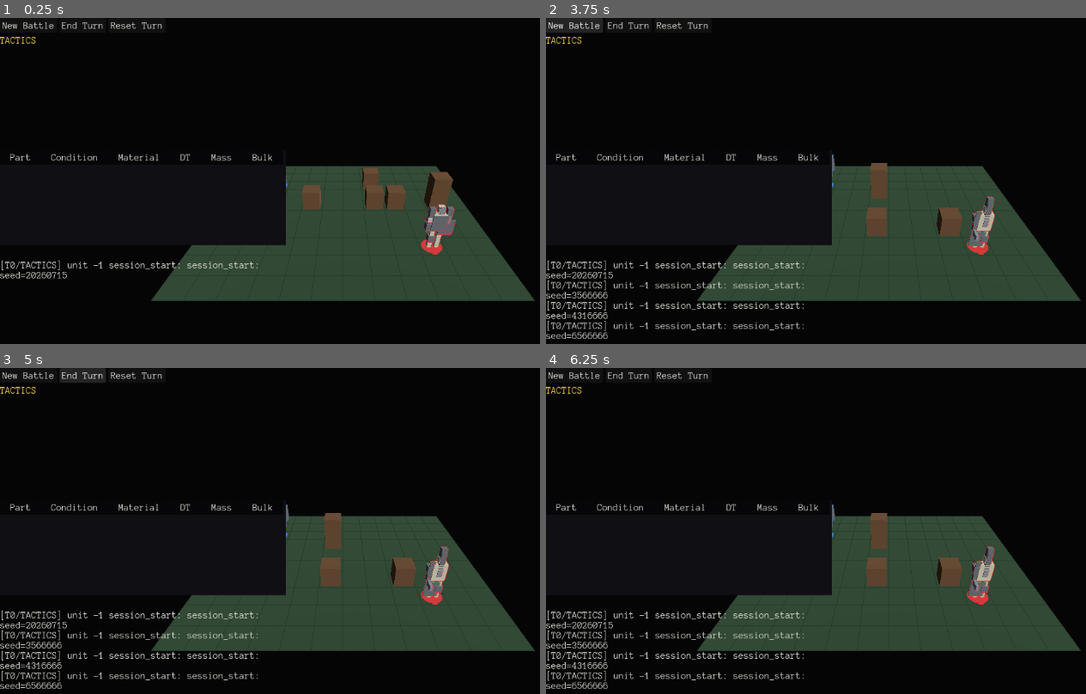
Above: before the commit, frames 1-4 (two rows, left to right).
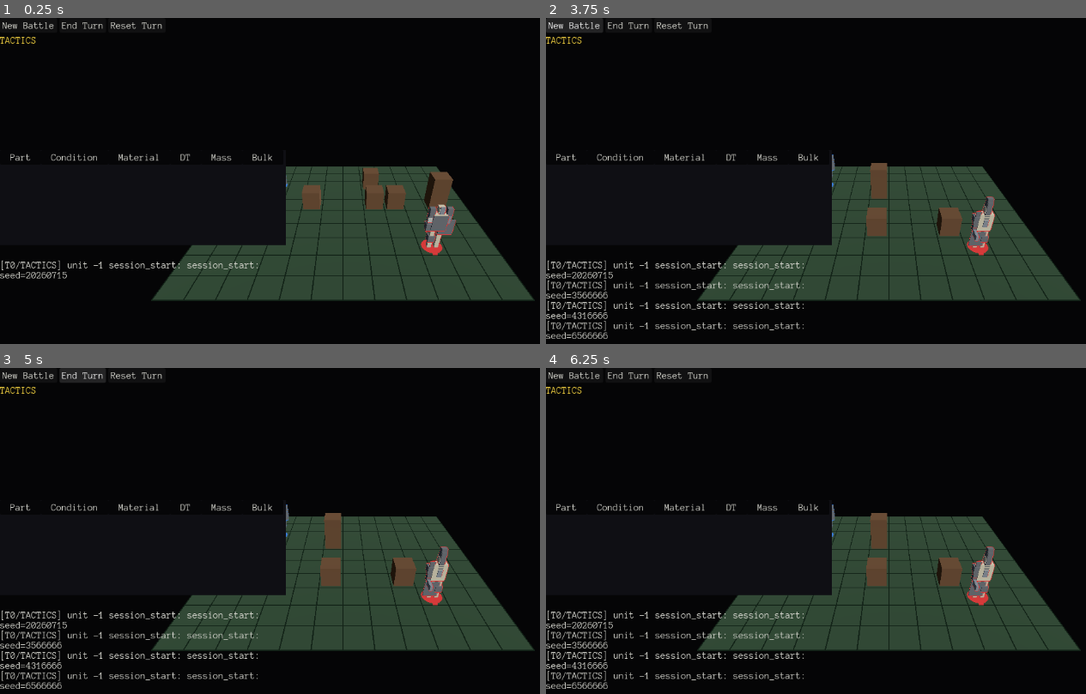
Above: after the commit, the same moments.

Repository: NotUserFriendly/HulkBreakers
Game: Godot game, scene res://src/view/battle_scene.tscn
Same seed, same stepped clock (60 frames per second), same inputs: the game is played once before the commit and once after it.
Inputs (mouse positions are in pixels of both pictures, inside the frame that each line leads up to):
- Up to frame 1 (0.25 s): no input
- Up to frame 2 (3.75 s): click "New Battle" at 0.5 s; click "New Battle" at 1.25 s; click "End Turn" at 2 s; click "End Turn" at 2.75 s; click "New Battle" at 3.5 s
- Up to frame 3 (5 s): click "End Turn" at 4.25 s
- Up to frame 4 (6.25 s): click "Reset Turn" at 5 s; move the mouse to (1037, 540) at 5.77 s; hold Shift from 5.78 s (still down); click (1037, 540) at 5.92 s

The runs differ from the first frame. In frame 1, 0.8% of the frame differs, in the area x 28-99%, y 45-87%; in frame 2, 0.9%; in frame 3, 0.9%; in frame 4, 0.9%.

Commit message:
Phase 12/docs-10 taskblock03 Pass I: grid lines — chunkier, higher contrast
Both root causes fixed, not just the color: GRID_LINE_COLOR (#253B29) was
nearly the same value as WorldPalette.GROUND (#2E4A32), but the geometry
itself was also 1px Mesh.PRIMITIVE_LINES — which has no adjustable width in
this renderer, so no color change alone could have made it read as
"chunkier." Rebuilt as real GRID_LINE_WIDTH-wide quads (two triangles per
line segment, same real-geometry convention D2's leg lines and F2's
targeting line already use — no shader, no LOD, no mip trick), and pushed
the color to #16241A, a large, deliberate delta from the ground rather than
a rounding-error-sized one.

Tests: the grid-line mesh's own AABB now extends half a line-width past the
grid's plain footprint at every edge (real geometry has real extent,
unlike a 1px line); a dedicated color-delta test asserts the two colors
read as clearly distinct values, not just numerically different. Visual
verification: at the default tactical camera distance, cell boundaries are
now clearly legible where they previously mipped away to nothing. Full
suite: 555/555.

Co-Authored-By: Claude Sonnet 5 <noreply@anthropic.com>

Diff:
--- a/src/view/board_view.gd
+++ b/src/view/board_view.gd
@@ -34,10 +34,17 @@
 ## docs/10 taskblock03 F1: "translucent... low alpha" — low enough to never
 ## be mistaken for the real, opaque unit.
 const UNIT_GHOST_ALPHA := 0.35
-## docs/10 taskblock02 G3: a subtle reference, not decoration — a value or
-## two off WorldPalette.GROUND (#2E4A32), never bright.
-const GRID_LINE_COLOR := Color("#253B29")
+## docs/10 taskblock03 I: the original #253B29 was a value or two off
+## WorldPalette.GROUND (#2E4A32) — nearly the same value, so it mipped away
+## to nothing at the default tactical camera distance. Pushed much further
+## from the ground's own value (still dim, still a reference, never bright)
+## and drawn as real-width quads (below) rather than 1px GPU line
+## primitives, which is the actual fix for "thin": PRIMITIVE_LINES has no
+## adjustable width in this renderer, so no color change alone could have
+## fixed legibility.
+const GRID_LINE_COLOR := Color("#16241A")
 const GRID_LINE_HEIGHT := 0.005
+const GRID_LINE_WIDTH := 0.04
 
 var grid: Grid
 
@@ -83,33 +90,56 @@
 		_spawn_blocker(grid.blockers[cell], cell, material_table)
 
 
-## docs/10 taskblock02 G3: "the ground is a flat green plane and you can't
-## tell where the tiles are." A line per cell boundary, just above the
-## ground to avoid z-fighting — a reference, not decoration, so it stays
-## unshaded and dim rather than lit and bright.
+## docs/10 taskblock02 G3 / taskblock03 I: "the ground is a flat green plane
+## and you can't tell where the tiles are." A line per cell boundary, just
+## above the ground to avoid z-fighting — a reference, not decoration, so it
+## stays unshaded and dim rather than lit and bright. Real GRID_LINE_WIDTH-
+## wide quads, not 1px GPU line primitives (no shader/LOD trick — just
+## actual geometry with a real width, drawn with the same real-width
+## convention D2's leg lines / F2's targeting line already use).
 func _build_grid_lines(p_grid: Grid) -> MeshInstance3D:
 	var instance := MeshInstance3D.new()
 	var mesh := ImmediateMesh.new()
 	var cell_size: float = UnitGeometry.CELL_SIZE
 	var half: float = cell_size * 0.5
+	var half_width: float = GRID_LINE_WIDTH * 0.5
 	var min_x: float = -half
 	var max_x: float = (p_grid.width - 1) * cell_size + half
 	var min_z: float = -half
 	var max_z: float = (p_grid.height - 1) * cell_size + half
 
-	mesh.surface_begin(Mesh.PRIMITIVE_LINES, WorldPalette.overlay_material(GRID_LINE_COLOR))
+	mesh.surface_begin(Mesh.PRIMITIVE_TRIANGLES, WorldPalette.overlay_material(GRID_LINE_COLOR))
 	for x in range(p_grid.width + 1):
 		var wx: float = x * cell_size - half
-		mesh.surface_add_vertex(Vector3(wx, GRID_LINE_HEIGHT, min_z))
-		mesh.surface_add_vertex(Vector3(wx, GRID_LINE_HEIGHT, max_z))
+		_add_quad(
+			mesh,
+			Vector3(wx - half_width, GRID_LINE_HEIGHT, min_z),
+			Vector3(wx + half_width, GRID_LINE_HEIGHT, min_z),
+			Vector3(wx + half_width, GRID_LINE_HEIGHT, max_z),
+			Vector3(wx - half_width, GRID_LINE_HEIGHT, max_z)
+		)
 	for z in range(p_grid.height + 1):
 		var wz: float = z * cell_size - half
-		mesh.surface_add_vertex(Vector3(min_x, GRID_LINE_HEIGHT, wz))
-		mesh.surface_add_vertex(Vector3(max_x, GRID_LINE_HEIGHT, wz))
+		_add_quad(
+			mesh,
+			Vector3(min_x, GRID_LINE_HEIGHT, wz - half_width),
+			Vector3(max_x, GRID_LINE_HEIGHT, wz - half_width),
+			Vector3(max_x, GRID_LINE_HEIGHT, wz + half_width),
+			Vector3(min_x, GRID_LINE_HEIGHT, wz + half_width)
+		)
 	mesh.surface_end()
 
 	instance.mesh = mesh
 	return instance
+
+
+static func _add_quad(mesh: ImmediateMesh, a: Vector3, b: Vector3, c: Vector3, d: Vector3) -> void:
+	mesh.surface_add_vertex(a)
+	mesh.surface_add_vertex(b)
+	mesh.surface_add_vertex(c)
+	mesh.surface_add_vertex(a)
+	mesh.surface_add_vertex(c)
+	mesh.surface_add_vertex(d)
 
 
 func _spawn_blocker(part: Part, cell: Vector2i, material_table: MaterialTable) -> void:
--- a/test/unit/view/test_board_view.gd
+++ b/test/unit/view/test_board_view.gd
@@ -22,9 +22,12 @@
 	assert_eq(view._static.get_child_count(), 3, "ground plane + grid lines + the one blocker box")
 
 
-## docs/10 taskblock02 G3: a line per cell boundary on both axes, spanning
-## exactly the grid's own footprint (half a cell of margin on every edge,
-## same as the ground plane).
+## docs/10 taskblock02 G3 / taskblock03 I: a line per cell boundary on both
+## axes, spanning exactly the grid's own footprint (half a cell of margin on
+## every edge, same as the ground plane) plus half a line's own width at
+## each outer edge — taskblock03 I made these real GRID_LINE_WIDTH-wide
+## quads rather than 1px GPU lines, so the outermost lines' own geometry now
+## genuinely extends a little past the plain center-line footprint.
 func test_build_draws_grid_lines_spanning_the_grids_own_footprint() -> void:
 	var grid := Grid.new(4, 3)
 	var view := BoardView.new()
@@ -37,11 +40,22 @@
 
 	var cell_size: float = UnitGeometry.CELL_SIZE
 	var half: float = cell_size * 0.5
+	var half_width: float = BoardView.GRID_LINE_WIDTH * 0.5
 	var aabb: AABB = mesh.get_aabb()
-	assert_almost_eq(aabb.position.x, -half, 0.0001)
-	assert_almost_eq(aabb.position.z, -half, 0.0001)
-	assert_almost_eq(aabb.end.x, (grid.width - 1) * cell_size + half, 0.0001)
-	assert_almost_eq(aabb.end.z, (grid.height - 1) * cell_size + half, 0.0001)
+	assert_almost_eq(aabb.position.x, -half - half_width, 0.0001)
+	assert_almost_eq(aabb.position.z, -half - half_width, 0.0001)
+	assert_almost_eq(aabb.end.x, (grid.width - 1) * cell_size + half + half_width, 0.0001)
+	assert_almost_eq(aabb.end.z, (grid.height - 1) * cell_size + half + half_width, 0.0001)
+
+
+## docs/10 taskblock03 I: the original color was "nearly the same value" as
+## the ground — pushed far enough apart now that this margin is generous,
+## not a rounding-error-sized gap.
+func test_grid_line_color_is_pushed_well_away_from_the_ground_color() -> void:
+	var line: Color = BoardView.GRID_LINE_COLOR
+	var ground: Color = WorldPalette.GROUND
+	var delta: float = absf(line.r - ground.r) + absf(line.g - ground.g) + absf(line.b - ground.b)
+	assert_gt(delta, 0.3, "the two colors must read as clearly distinct values")
 
 
 func test_build_clears_previous_children_on_rebuild() -> void:
